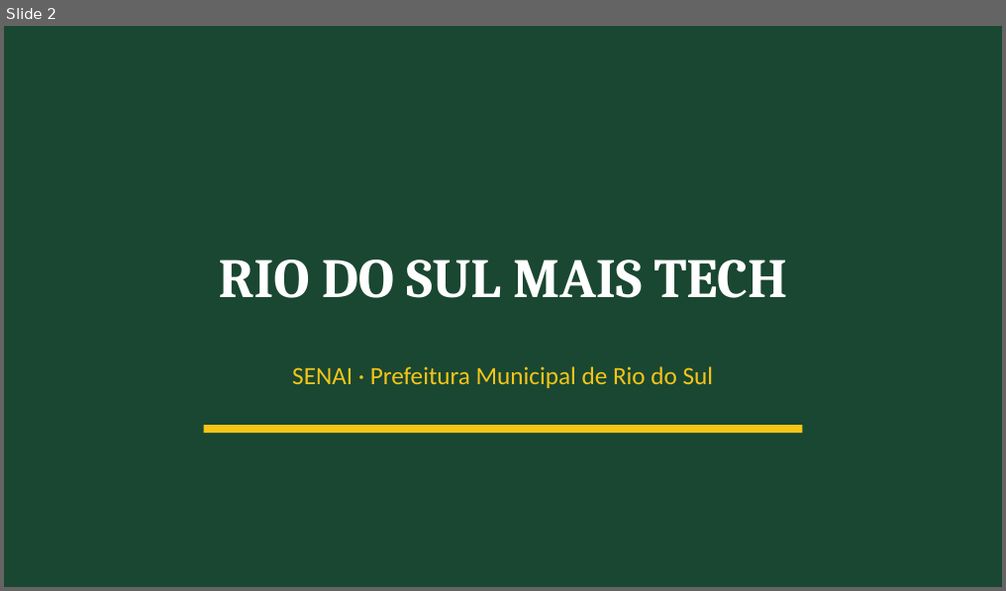
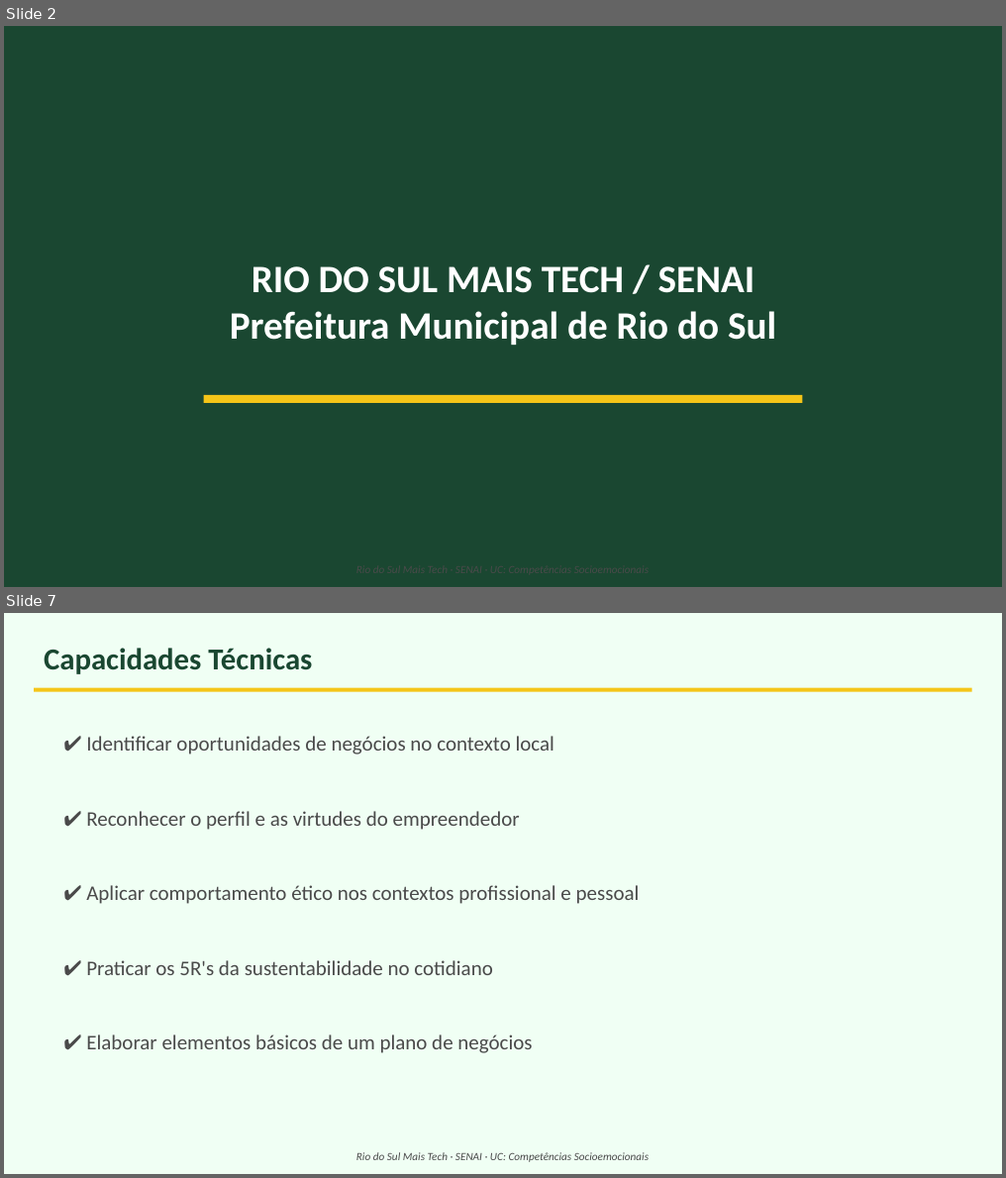
Before and after one commit to Gelvazio/professor-senai, a slide deck: sistema/FICHA-PRODUTO-MAIS-TECH/CompetenciasSocioemocionaisEmpreendedorismo/Slides_Competencias_Socioemocionais_Empreendedorismo.pptx. Shown one above the other, each under a label of ours: slide 2 before the commit, slides 2 and 7 after it; the slides between them are not shown. The pictures are 1006x591 and 1006x1178 pixels, drawn with LibreOffice and Linux fonts; fonts in the diff are those of the drawing. Boxes give left, top, right and bottom in pixels: in the first picture for what was removed or moved away, otherwise in the second. Text is boxed around its words. In the diff, an @@ line names an element or a change of style, - is before the commit and + after.

Commit message:
feat(uc1): adicionar slides faltantes (IE, liderança, legislação, A3P, SWOT, Canvas, financeiro, negociação, virtudes, pitch)

```diff
--- a/sistema/FICHA-PRODUTO-MAIS-TECH/CompetenciasSocioemocionaisEmpreendedorismo/Slides_Competencias_Socioemocionais_Empreendedorismo.pptx
+++ b/sistema/FICHA-PRODUTO-MAIS-TECH/CompetenciasSocioemocionaisEmpreendedorismo/Slides_Competencias_Socioemocionais_Empreendedorismo.pptx
@@ slide 7 added at <box>4,613,1002,1174</box>, background #F0FFF4 @@
@@ text added at <box>44,648,312,674</box>, 22 pt, text #1A4731, bold @@
+Capacidades Técnicas
@@ rectangle added at <box>34,688,972,692</box>, fill #F5C518 @@
@@ text added at <box>86,736,554,755</box>, 15 pt, text #4A4A4A @@
+✔ Identificar oportunidades de negócios no contexto local
@@ text added at <box>86,811,520,830</box>, 15 pt, text #4A4A4A @@
+✔ Reconhecer o perfil e as virtudes do empreendedor
@@ text added at <box>86,885,640,904</box>, 15 pt, text #4A4A4A @@
+✔ Aplicar comportamento ético nos contextos profissional e pessoal
@@ text added at <box>86,960,492,975</box>, 15 pt, text #4A4A4A @@
+✔ Praticar os 5R's da sustentabilidade no cotidiano
@@ text added at <box>86,1035,532,1054</box>, 15 pt, text #4A4A4A @@
+✔ Elaborar elementos básicos de um plano de negócios
@@ text added at <box>356,1153,648,1162</box>, 8 pt, text #4A4A4A, italic @@
+Rio do Sul Mais Tech · SENAI · UC: Competências Socioemocionais
@@ slide 2 changed as well @@
@@ background #FFFFFF to #1A4731 @@
@@ rectangle removed at <box>4,26,1002,586</box> @@
@@ text at <box>230,267,776,345</box>: text changed; size 40 to 28 pt; font Cambria to Calibri @@
-RIO DO SUL MAIS TECH
+RIO DO SUL MAIS TECH / SENAI
+Prefeitura Municipal de Rio do Sul
@@ text removed at <box>292,367,714,388</box> @@
-SENAI · Prefeitura Municipal de Rio do Sul
@@ rectangle: place and size @@
-rectangle at <box>204,425,802,433</box>
+rectangle at <box>204,395,802,403</box>
```
Also in this commit, not shown: 13 other slides changed, 25 other slides added, 16 slides removed.
